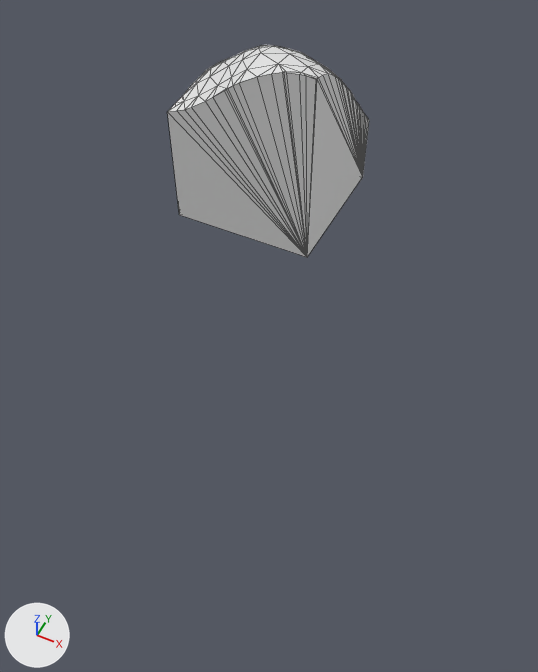
Renders of the glTF model assets/terrain/surface_pieces/surf_5_2.glb from each side of a commit.
Before and after are seen from a 50 mm lens placed at (-72.8, 77.8, -3.1), pointed at (-83.8, 99.7, -30.6). The lights are fixed; the arrows at lower left show +X, +Y and +Z. The picture after the commit comes second. Mesh edges are drawn as thin lines. Where no turn or scale is listed for an object, it has been applied to the vertices.

Objects in the first picture: 'geometry_0'.
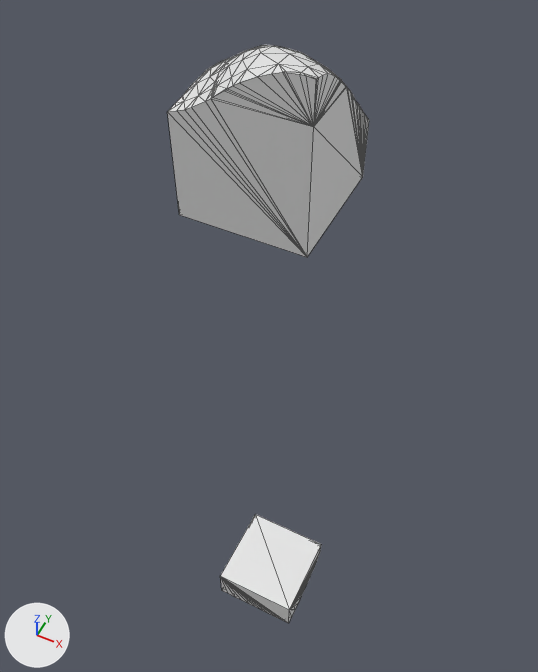
Pixel boxes (x1, y1, x2, y2) of what changed, in the pictures (538 x 672 px):
'layer_8', added: after (220, 514, 321, 623)
'layer_0', unchanged, uncovered by the edit: after (211, 45, 347, 127)

The change, as a diff of the scene's bpy script:
```diff
--- a/assets/terrain/surface_pieces/surf_5_2.glb.py
+++ b/assets/terrain/surface_pieces/surf_5_2.glb.py
@@ me_layer_8 @@
+me_layer_8.from_pydata(...)  # 88 vertices, 171 faces; spans x -85.0..-80.0, y 95.0..100.0, z -52.28..-50.0
@@ ob_layer_8 @@
+ob_layer_8 = bpy.data.objects.new('layer_8', me_layer_8)
+ob_layer_8.location = (0.0, 0.0, 0.0)
```
